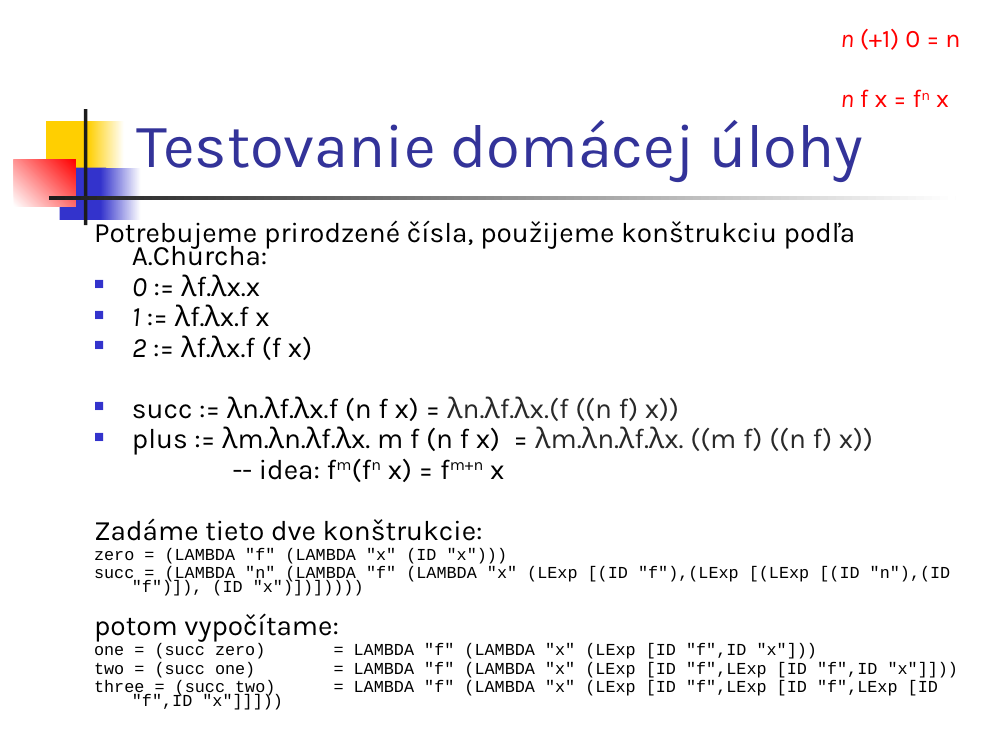
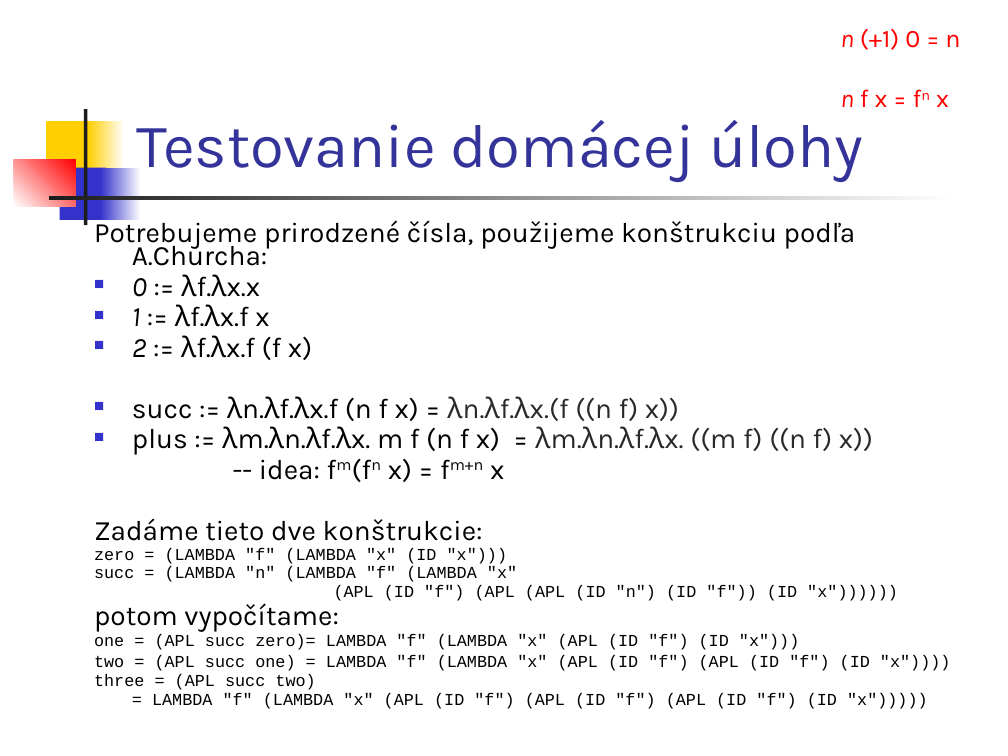
Before and after one commit to Funkcionalne/Prednasky, a slide deck: slide 10 of 06/06_fpro.ppt (slide 20 before the commit). Drawn at 1008x756 pixels with LibreOffice and Linux fonts; fonts in the diff are those of the drawing. Boxes give left, top, right and bottom in pixels: in the first picture for what was removed or moved away, otherwise in the second. Text is boxed around its words. In the diff, an @@ line names an element or a change of style, - is before the commit and + after.

```diff
--- a/06/06_fpro.ppt
+++ b/06/06_fpro.ppt
@@ text at (x1=94, y1=566, x2=898, y2=601): text changed @@
-succ = (LAMBDA "n" (LAMBDA "f" (LAMBDA "x" (LExp [(ID "f"),(LExp [(LExp [(ID "n"),(ID "f")]), (ID "x")])]))))
+succ = (LAMBDA "n" (LAMBDA "f" (LAMBDA "x"
+(APL (ID "f") (APL (APL (ID "n") (ID "f")) (ID "x"))))))
@@ text at (x1=94, y1=634, x2=951, y2=709): text changed @@
-one = (succ zero) = LAMBDA "f" (LAMBDA "x" (LExp [ID "f",ID "x"]))
-two = (succ one) = LAMBDA "f" (LAMBDA "x" (LExp [ID "f",LExp [ID "f",ID "x"]]))
-three = (succ two) = LAMBDA "f" (LAMBDA "x" (LExp [ID "f",LExp [ID "f",LExp [ID "f",ID "x"]]]))
+one = (APL succ zero)= LAMBDA "f" (LAMBDA "x" (APL (ID "f") (ID "x")))
+two = (APL succ one) = LAMBDA "f" (LAMBDA "x" (APL (ID "f") (APL (ID "f") (ID "x"))))
+three = (APL succ two)
+= LAMBDA "f" (LAMBDA "x" (APL (ID "f") (APL (ID "f") (APL (ID "f") (ID "x")))))
```
Also in this commit, not shown: 8 other slides changed, 8 slides removed, 1 other file.
